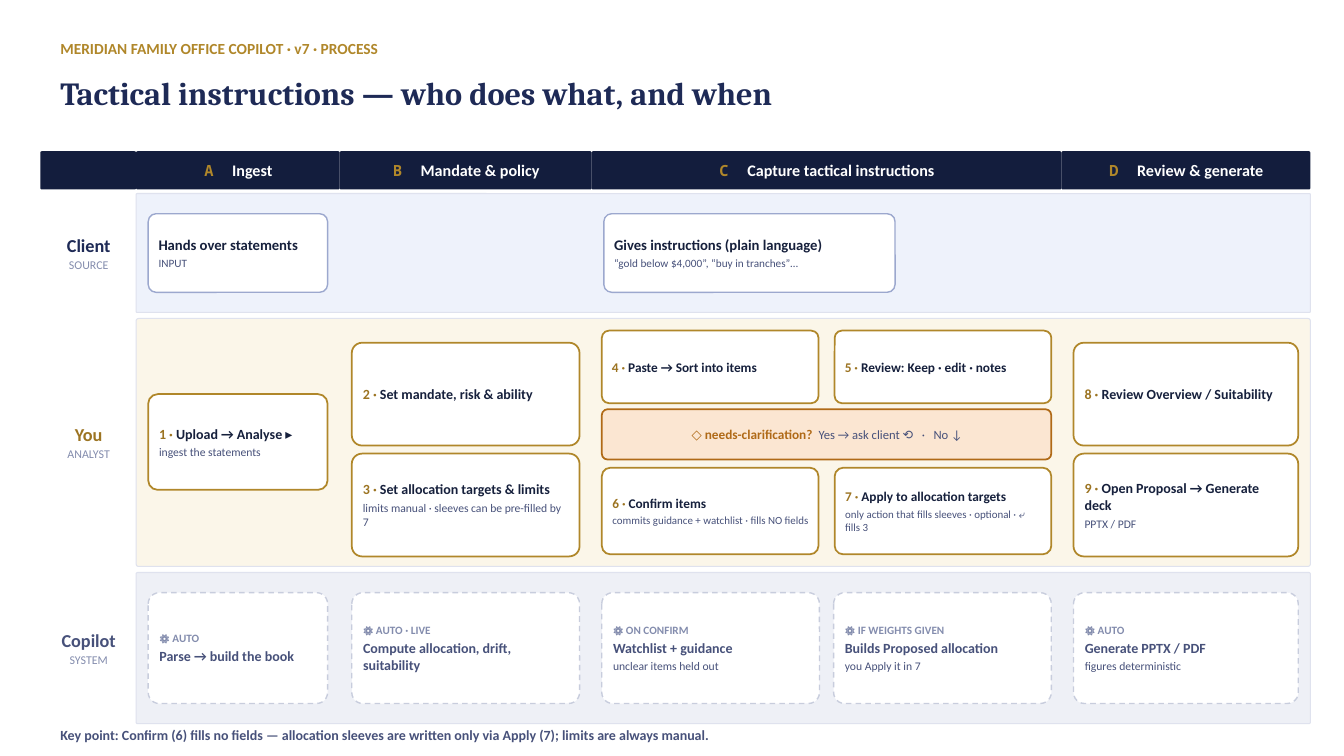
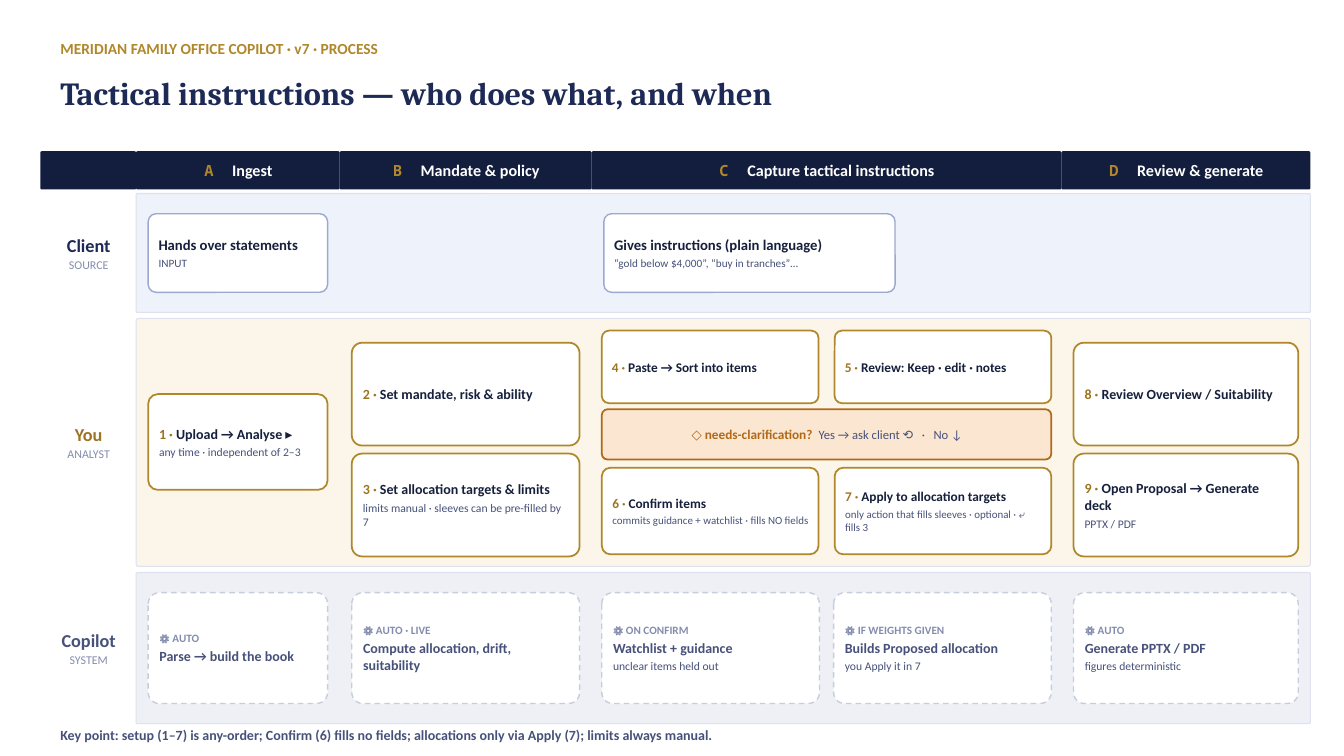
Before and after one commit to desmond108/family-office-copilot, a slide deck: slide 2 of Tactical_Swimlane.pptx. Drawn at 1344x756 pixels with LibreOffice and Linux fonts; fonts in the diff are those of the drawing. Boxes give left, top, right and bottom in pixels: in the first picture for what was removed or moved away, otherwise in the second. Text is boxed around its words. In the diff, an @@ line names an element or a change of style, - is before the commit and + after.

```diff
--- a/Tactical_Swimlane.pptx
+++ b/Tactical_Swimlane.pptx
@@ text in rounded rectangle at (159, 448, 301, 458): text changed @@
-ingest the statements
+any time · independent of 2–3
@@ text at (60, 730, 712, 742): text changed @@
-Key point: Confirm (6) fills no fields — allocation sleeves are written only via Apply (7); limits are always manual.
+Key point: setup (1–7) is any-order; Confirm (6) fills no fields; allocations only via Apply (7); limits always manual.
```
Also in this commit, not shown: 1 other slide changed, 2 other files.
